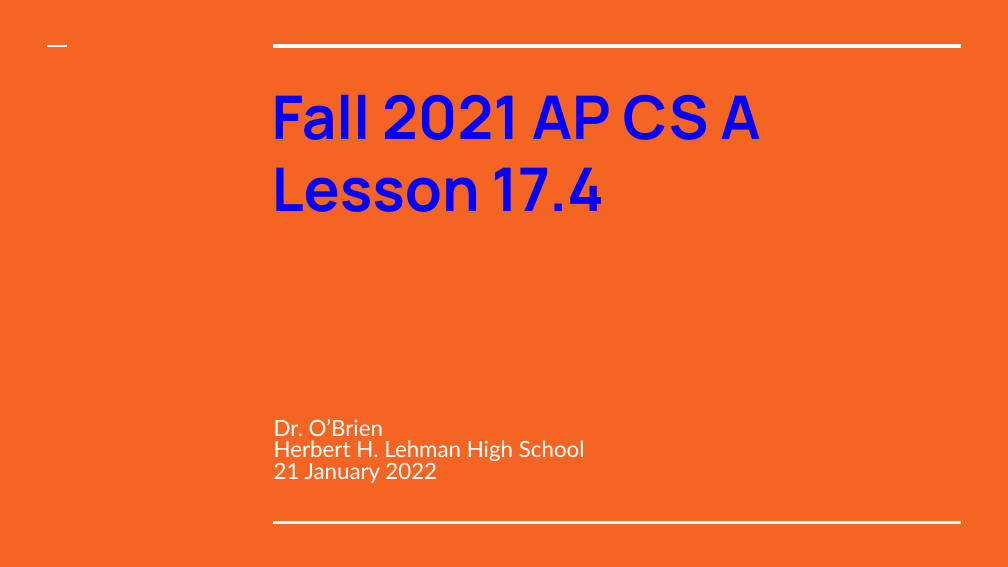
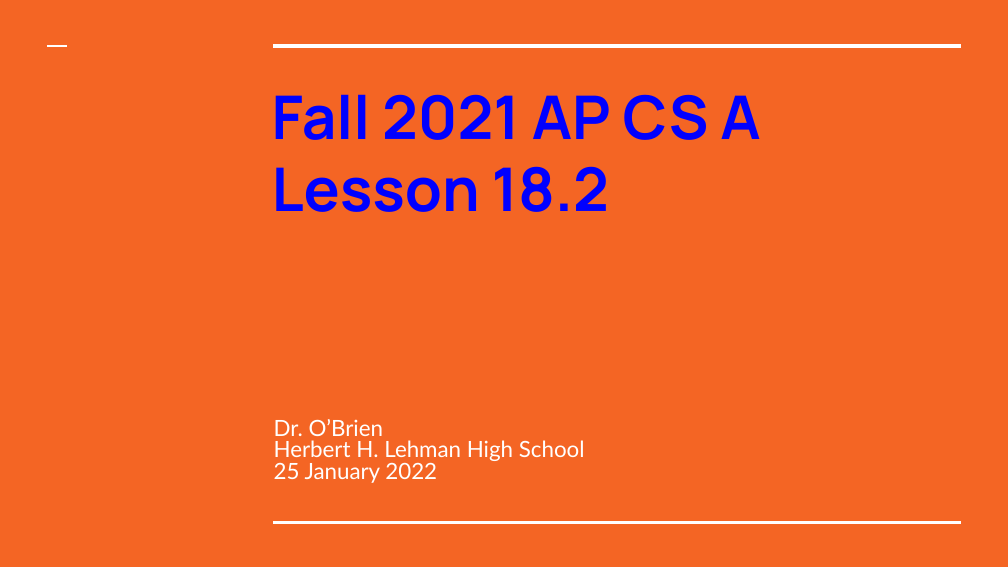
Before and after one commit to cobrien87/work, a slide deck: slide 1 of old/apcsa_17_4.pptx. Drawn at 1008x567 pixels with LibreOffice and Linux fonts; fonts in the diff are those of the drawing; background and template pictures are left out. Boxes give left, top, right and bottom in pixels: in the first picture for what was removed or moved away, otherwise in the second. Text is boxed around its words. In the diff, an @@ line names an element or a change of style, - is before the commit and + after.

Commit message:
pptx

```diff
--- a/old/apcsa_17_4.pptx
+++ b/old/apcsa_17_4.pptx
@@ title at (272, 166, 609, 212): text changed @@
-Lesson 17.4
+Lesson 18.2
@@ subtitle at (274, 462, 437, 483): text changed @@
-21 January 2022
+25 January 2022
```
Also in this commit, not shown: 4 other slides changed, 16 other files.
